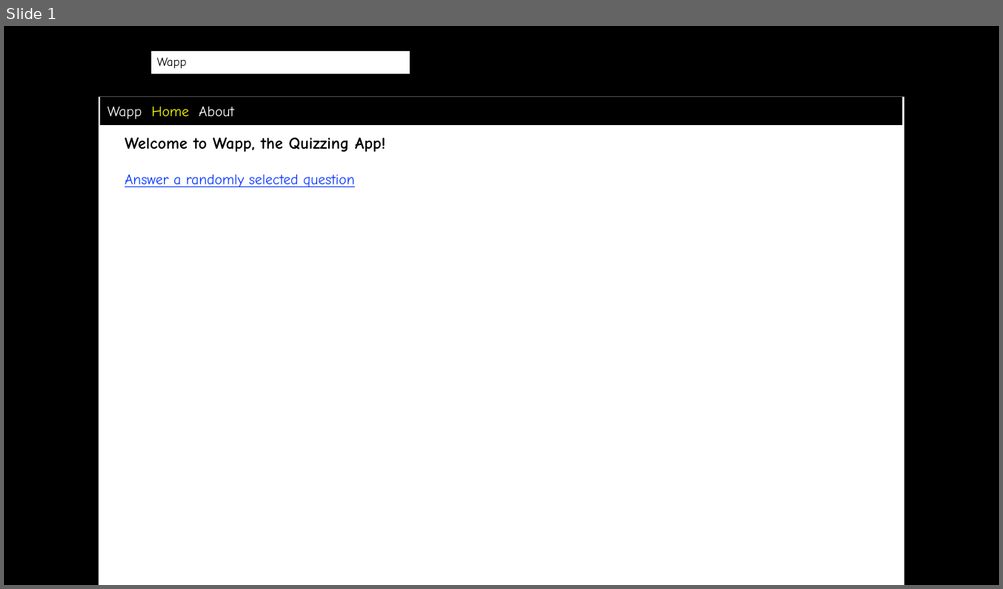
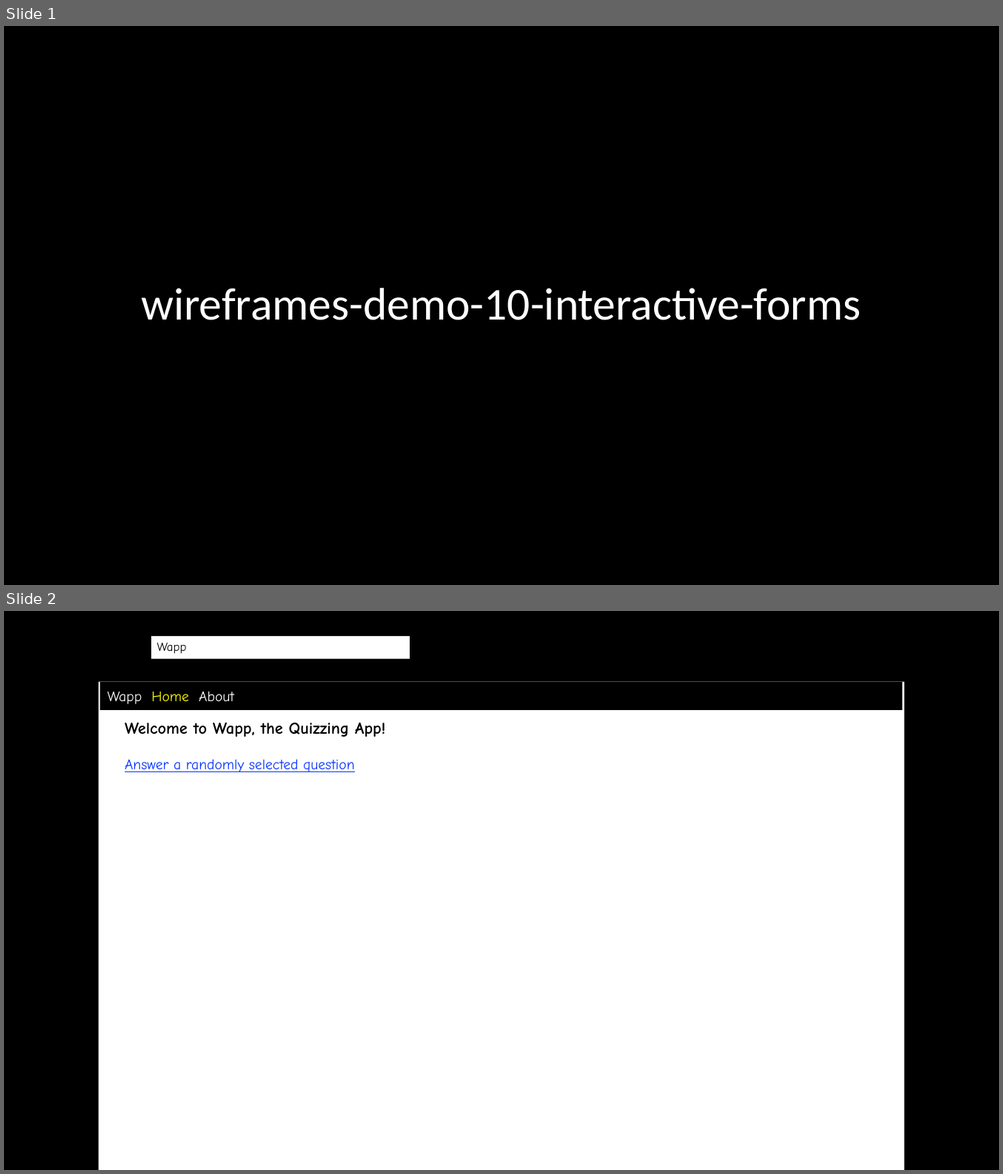
Before and after one commit to scott-fleming/wapp, a slide deck: docs/wireframes.pptx. Shown one above the other, each under a label of ours: slide 1 before the commit, slides 1 and 2 after it. The pictures are 1003x589 and 1003x1174 pixels, drawn with LibreOffice and Linux fonts; fonts in the diff are those of the drawing; background and template pictures are left out. Boxes give left, top, right and bottom in pixels: in the first picture for what was removed or moved away, otherwise in the second. Text is boxed around its words. In the diff, an @@ line names an element or a change of style, - is before the commit and + after.

Commit message:
Updated model class and wireframes diagrams

```diff
--- a/docs/wireframes.pptx
+++ b/docs/wireframes.pptx
@@ slide 1 added at <box>4,26,999,585</box>, background picture (left out); not listed: 1 template element that a slide beside it also shows @@
@@ rectangle added at <box>4,26,999,585</box>, fill #000000 @@
@@ title added at <box>141,288,860,321</box>, 44 pt, text #FFFFFF @@
+wireframes-demo-10-interactive-forms
@@ what was slide 1 is now slide 2 @@
```
Also in this commit, not shown: 12 other slides added, 8 other files.
